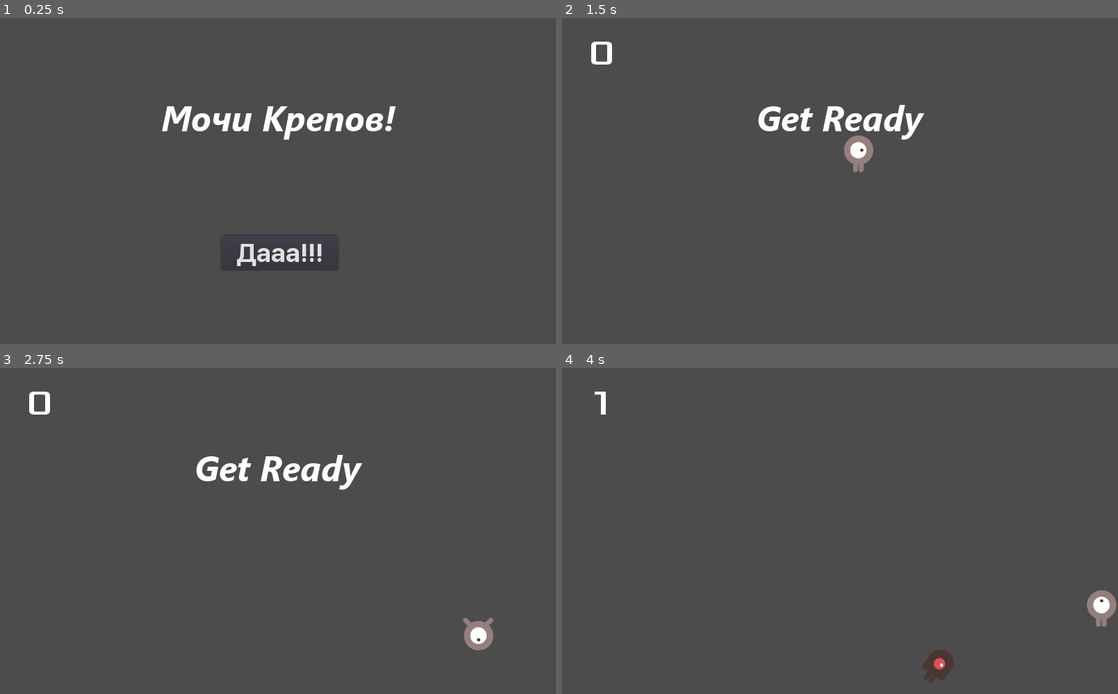
Above: before the commit, frames 1-4 (two rows, left to right).
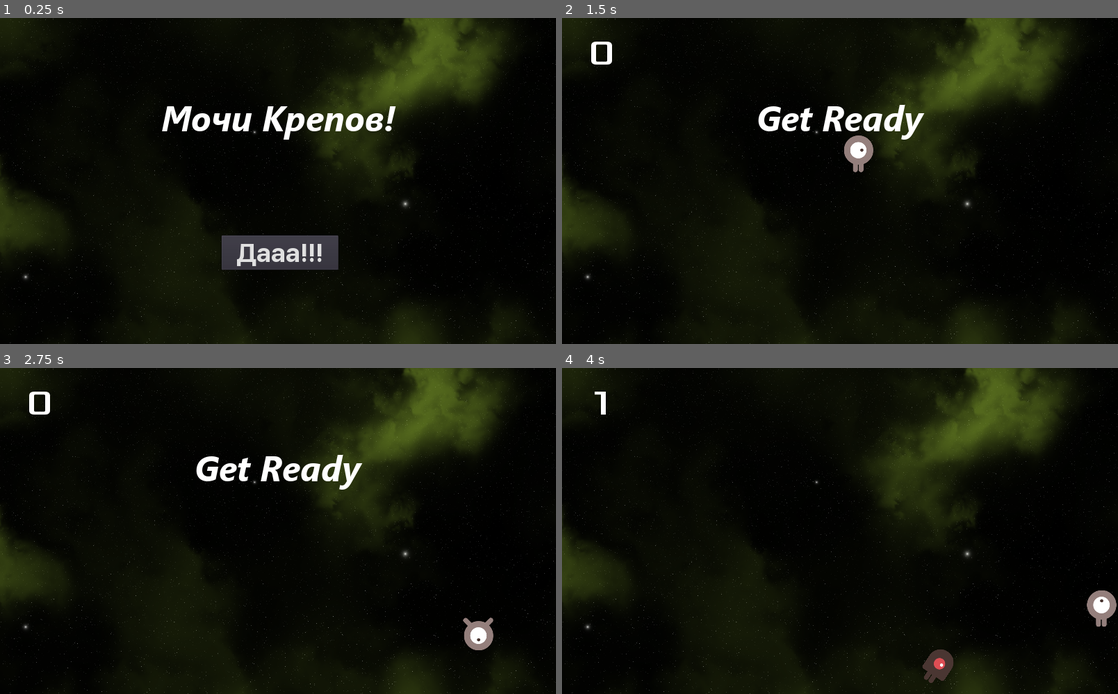
Above: after the commit, the same moments.

Repository: dcheva/v3-02-2d
Game: Godot game, scene res://Main.tscn
Same seed, same stepped clock (60 frames per second), same inputs: the game is played once before the commit and once after it.
Inputs:
- Up to frame 1 (0.25 s): no input
- Up to frame 2 (1.5 s): click "Дааа!!!" at 0.5 s; tap Enter at 1.25 s; hold Right (move_right) from 1.28 s (still down)
- Up to frame 3 (2.75 s): release Right (move_right) at 2.03 s; hold Down (move_down) from 2.03 s (still down)
- Up to frame 4 (4 s): release Down (move_down) at 2.78 s; hold Right (move_right) 2.78-3.53 s; hold Up (move_up) from 3.53 s (still down)

The runs differ from the first frame. In frame 1, 96% of the frame differs, in the area x 0-100%, y 0-100%; in frame 2, 98%; in frame 3, 98%; in frame 4, 99%.

Commit message:
Add Background

Diff:
--- a/Main.tscn
+++ b/Main.tscn
@@ -1,8 +1,9 @@
-[gd_scene load_steps=6 format=2]
+[gd_scene load_steps=7 format=2]
 
 [ext_resource path="res://Main.gd" type="Script" id=1]
 [ext_resource path="res://Mob.tscn" type="PackedScene" id=2]
 [ext_resource path="res://Player.tscn" type="PackedScene" id=3]
+[ext_resource path="res://art/Space002.png" type="Texture" id=4]
 [ext_resource path="res://HUD.tscn" type="PackedScene" id=5]
 
 [sub_resource type="Curve2D" id=1]
@@ -14,6 +15,14 @@
 script = ExtResource( 1 )
 score = 5
 mob_scene = ExtResource( 2 )
+
+[node name="TextureRect" type="TextureRect" parent="."]
+anchor_right = 1.0
+anchor_bottom = 1.0
+margin_right = 1600.0
+margin_bottom = 1600.0
+rect_scale = Vector2( 0.64, 0.64 )
+texture = ExtResource( 4 )
 
 [node name="Player" parent="." instance=ExtResource( 3 )]
 position = Vector2( 512, 300 )
Binary file added: art/Space002.png
